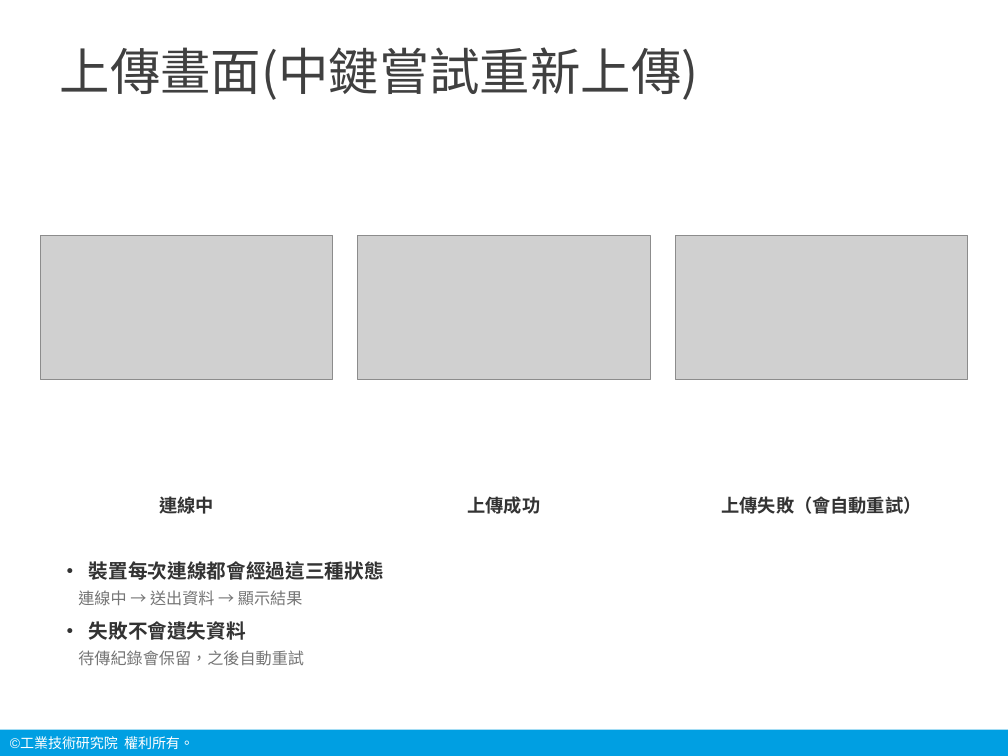
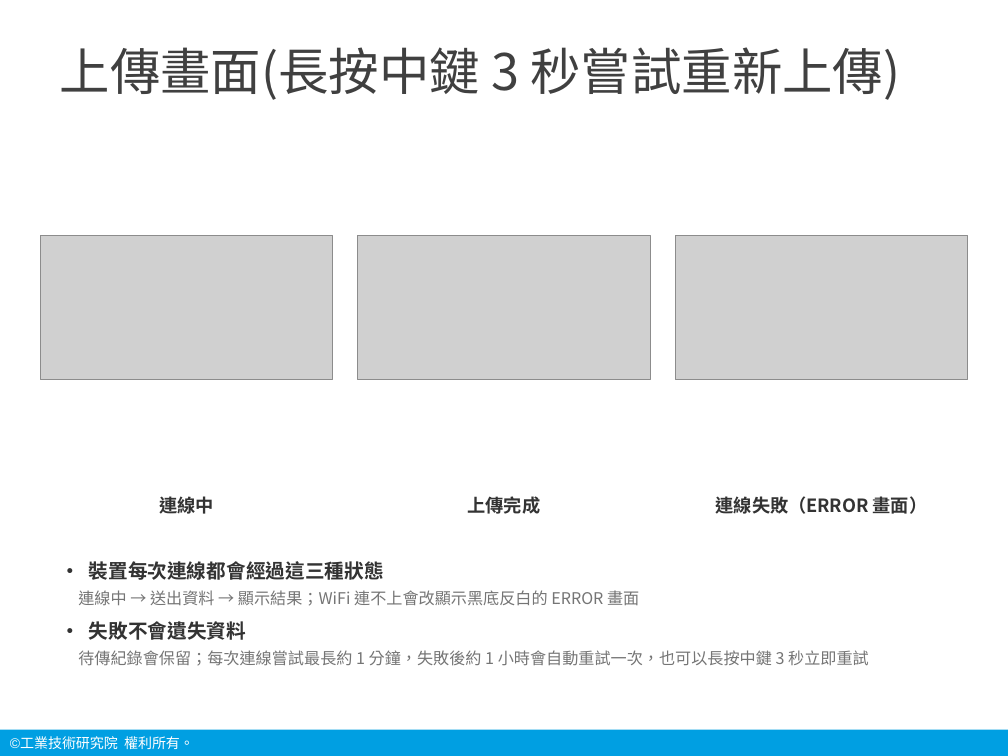
Before and after one commit to chanwunkong/pico-vitals-gateway, a slide deck: slide 21 of 說明/生理訊號中繼裝置_操作說明.pptx. Drawn at 1008x756 pixels with LibreOffice and Linux fonts; fonts in the diff are those of the drawing; grey boxes stand for pictures; background and template pictures are left out. Boxes give left, top, right and bottom in pixels: in the first picture for what was removed or moved away, otherwise in the second. Text is boxed around its words. In the diff, an @@ line names an element or a change of style, - is before the commit and + after.

```diff
--- a/說明/生理訊號中繼裝置_操作說明.pptx
+++ b/說明/生理訊號中繼裝置_操作說明.pptx
@@ title at [60, 47, 901, 100]: text changed @@
-上傳畫面(中鍵嘗試重新上傳)
+上傳畫面(長按中鍵 3 秒嘗試重新上傳)
@@ text at [468, 496, 541, 514]: text changed @@
-上傳成功
+上傳完成
@@ text at [716, 496, 928, 514]: text changed @@
-上傳失敗（會自動重試）
+連線失敗（ERROR 畫面）
@@ text at [78, 590, 639, 606]: text changed @@
-連線中 → 送出資料 → 顯示結果
+連線中 → 送出資料 → 顯示結果；WiFi 連不上會改顯示黑底反白的 ERROR 畫面
@@ text at [78, 650, 869, 666]: text changed @@
-待傳紀錄會保留，之後自動重試
+待傳紀錄會保留；每次連線嘗試最長約 1 分鐘，失敗後約 1 小時會自動重試一次，也可以長按中鍵 3 秒立即重試
```
Also in this commit, not shown: 12 other slides changed, 1 other file.
